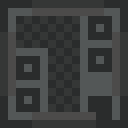
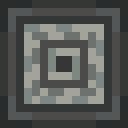
Comparing the layer stacks of the two 128x128 images. Changes:
renamed "Layer Group #1" to "back.layers", hid the group it (2 layers) over left=16, top=0, right=112, bottom=120
added group "front.layers" with 14 layers above "top.layers" over left=16, top=0, right=112, bottom=120
added group "front.blades" with 12 layers in group "front.layers" over left=24, top=24, right=104, bottom=104
added layer "frame0011.png" in group "front.blades" over left=24, top=24, right=104, bottom=104
added layer "frame0010.png" in group "front.blades" over left=24, top=24, right=104, bottom=104
added layer "frame0009.png" in group "front.blades" over left=24, top=24, right=104, bottom=104
added layer "frame0008.png" in group "front.blades" over left=24, top=24, right=104, bottom=104
added layer "frame0007.png" in group "front.blades" over left=24, top=24, right=104, bottom=104
added layer "frame0006.png" in group "front.blades" over left=24, top=24, right=104, bottom=104
added layer "frame0005.png" in group "front.blades" over left=24, top=24, right=104, bottom=104
added layer "frame0004.png" in group "front.blades" over left=24, top=24, right=104, bottom=104
added layer "frame0003.png" in group "front.blades" over left=24, top=24, right=104, bottom=104
added layer "frame0002.png" in group "front.blades" over left=24, top=24, right=104, bottom=104
added layer "frame0001.png" in group "front.blades" over left=24, top=24, right=104, bottom=104
added layer "frame0000.png" in group "front.blades" over left=24, top=24, right=104, bottom=104
added layer "front.base" in group "front.layers" over left=16, top=0, right=112, bottom=120
